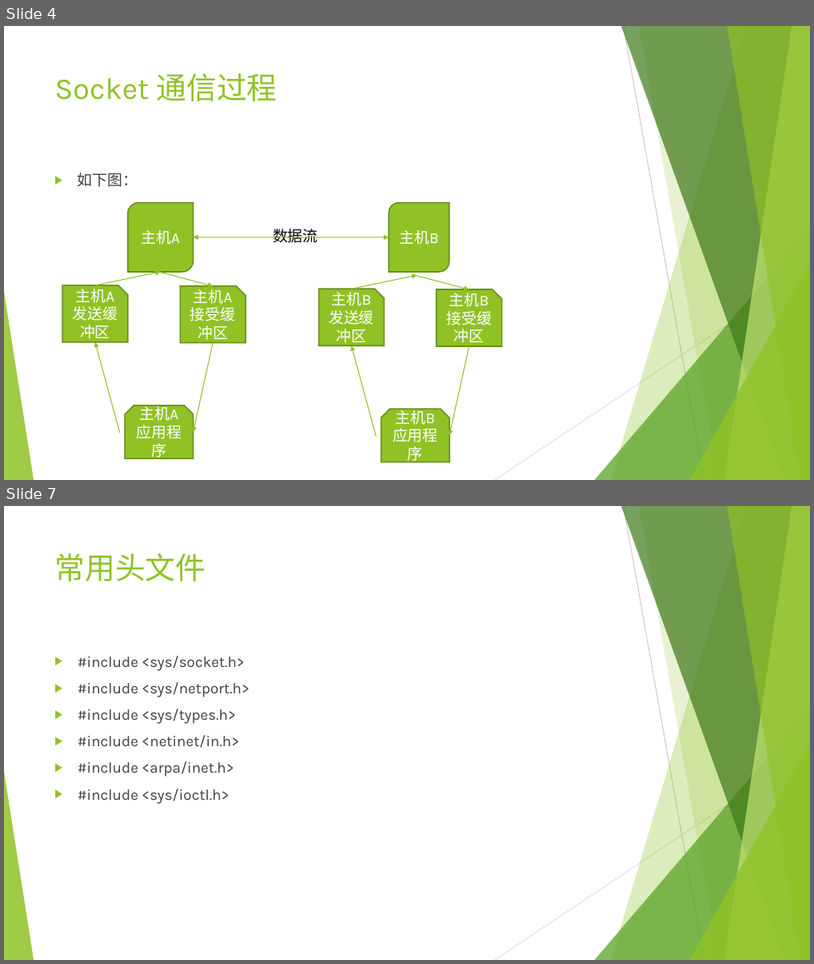
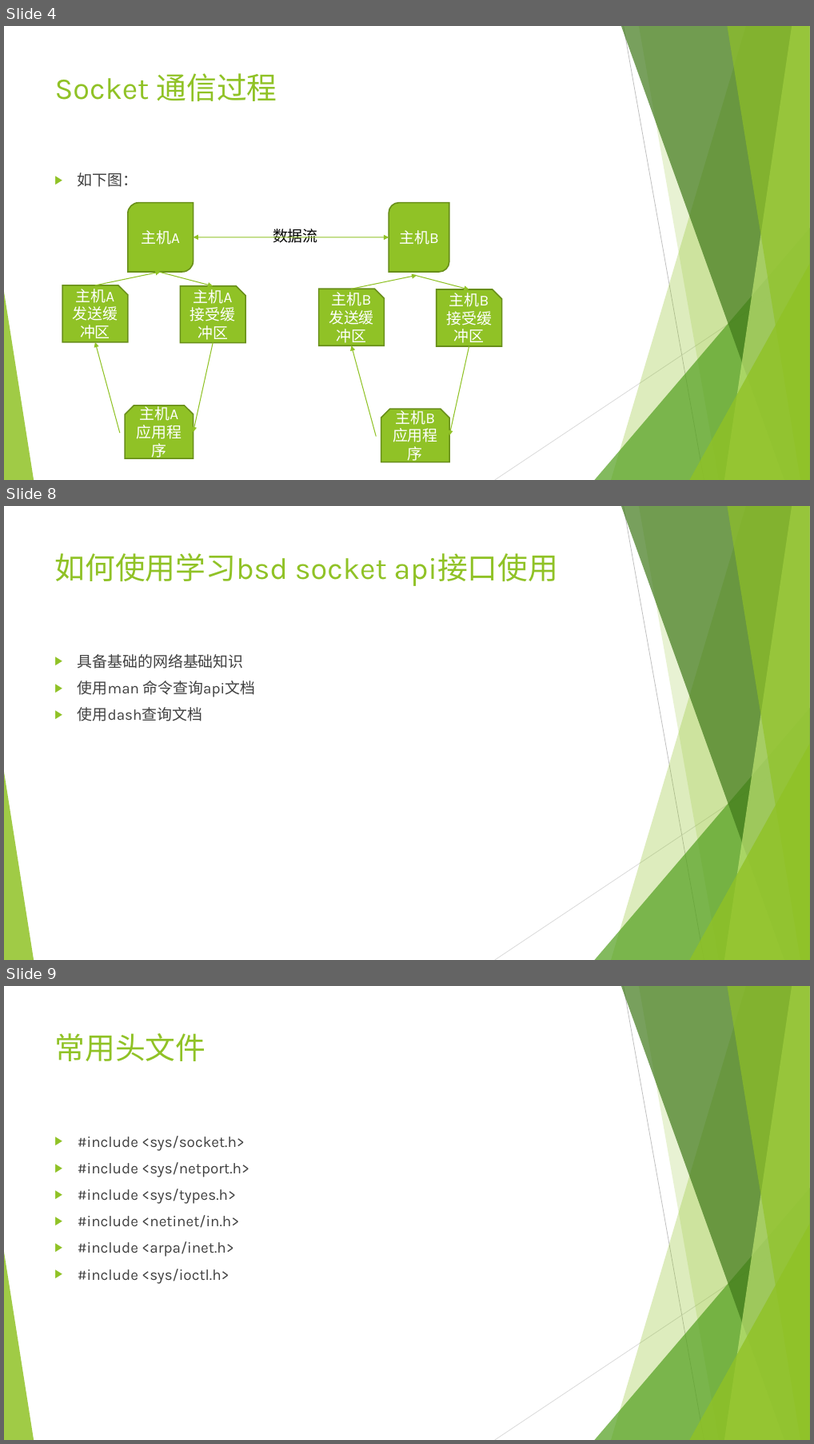
Before and after one commit to zitong/socket-test, a slide deck: test-01/test-01.ppt. Shown one above the other, each under a label of ours: slides 4 and 7 before the commit, slides 4, 8 and 9 after it; the slides between them are not shown. The pictures are 814x964 and 814x1444 pixels, drawn with LibreOffice and Linux fonts; fonts in the diff are those of the drawing. Boxes give left, top, right and bottom in pixels: in the first picture for what was removed or moved away, otherwise in the second. Text is boxed around its words. In the diff, an @@ line names an element or a change of style, - is before the commit and + after.

```diff
--- a/test-01/test-01.ppt
+++ b/test-01/test-01.ppt
@@ slide 8 added at [4, 506, 810, 960], background #FFFFFF; not listed: 10 template elements that a slide beside it also shows @@
@@ title added at [55, 553, 559, 586], 36 pt, text #90C226 @@
+如何使用学习bsd socket api接口使用
@@ text added at [78, 654, 255, 721], 18 pt, text #404040 @@
+▶ 具备基础的网络基础知识
+▶ 使用man 命令查询api文档
+▶ 使用dash查询文档
@@ what was slide 7 is now slide 9 @@
```
Also in this commit, not shown: 2 slides changed, 1 other slide added, 2 other files.
